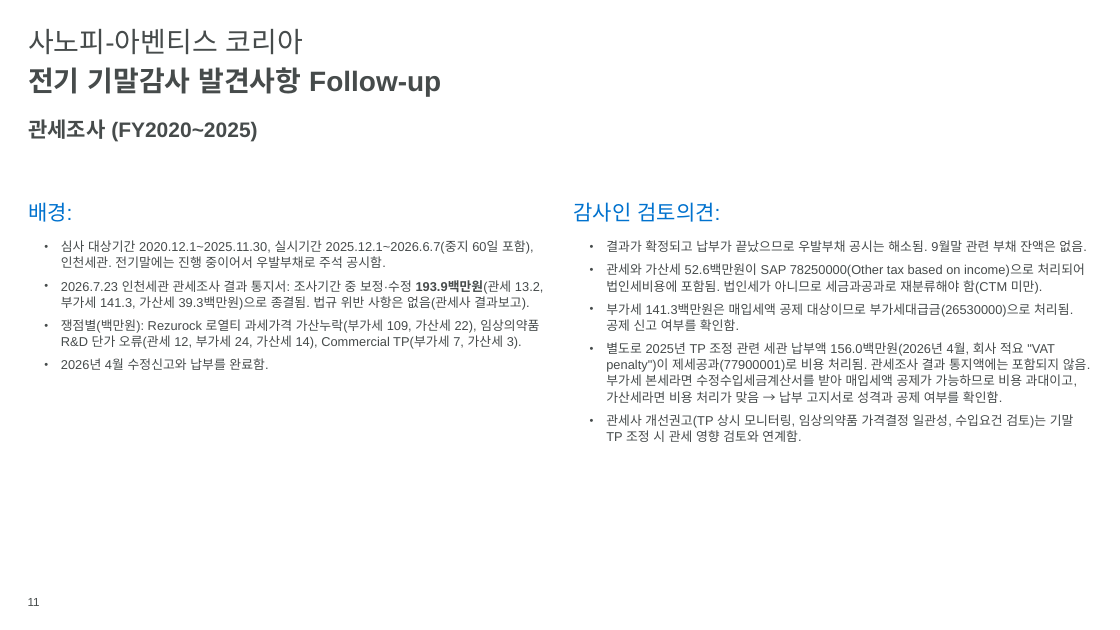
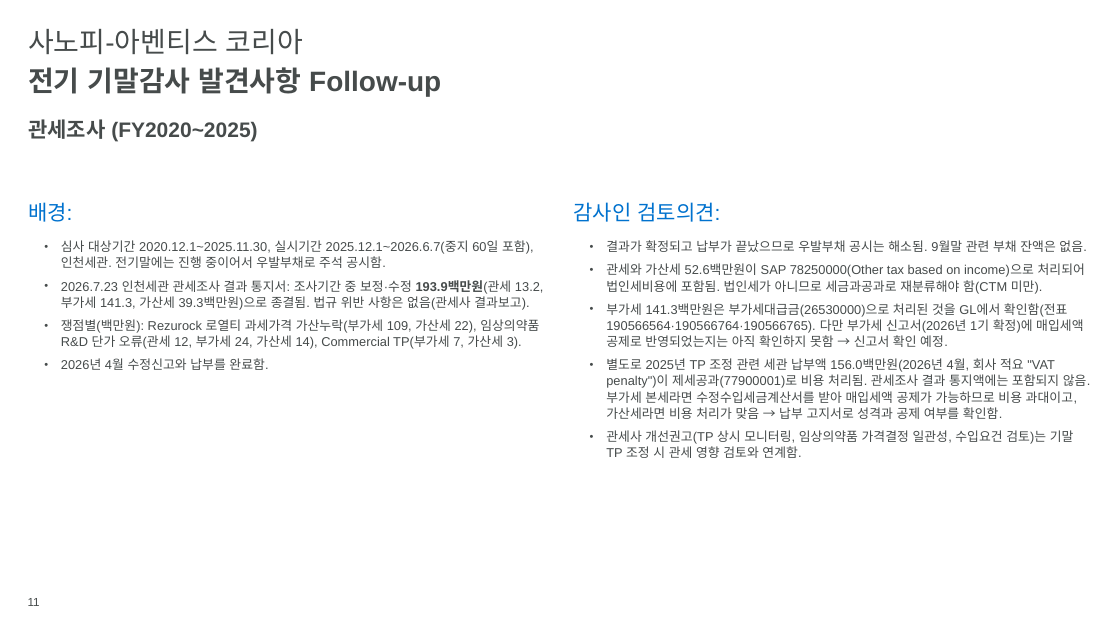
Before and after one commit to hansesle-maker/code, a slide deck: slide 11 of deliverables/SAK_FY2026_Interim_Closing_KO.pptx. Drawn at 1120x630 pixels with LibreOffice and Linux fonts; fonts in the diff are those of the drawing; background and template pictures are left out. Boxes give left, top, right and bottom in pixels: in the first picture for what was removed or moved away, otherwise in the second. Text is boxed around its words. In the diff, an @@ line names an element or a change of style, - is before the commit and + after.

```diff
--- a/deliverables/SAK_FY2026_Interim_Closing_KO.pptx
+++ b/deliverables/SAK_FY2026_Interim_Closing_KO.pptx
@@ text at (x1=606, y1=303, x2=1083, y2=347): text changed @@
-  • 부가세 141.3백만원은 매입세액 공제 대상이므로 부가세대급금(26530000)으로 처리됨. 공제 신고 여부를 확인함.
+  • 부가세 141.3백만원은 부가세대급금(26530000)으로 처리된 것을 GL에서 확인함(전표 190566564·190566764·190566765). 다만 부가세 신고서(2026년 1기 확정)에 매입세액 공제로 반영되었는지는 아직 확인하지 못함 → 신고서 확인 예정.
```
